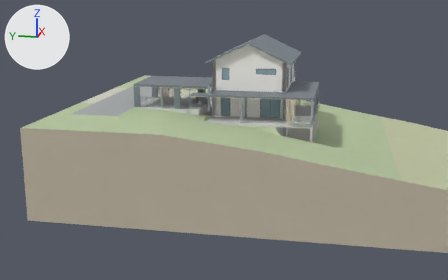
A saved change to the glTF model public/models/Schaffernak_Haus_B.glb.
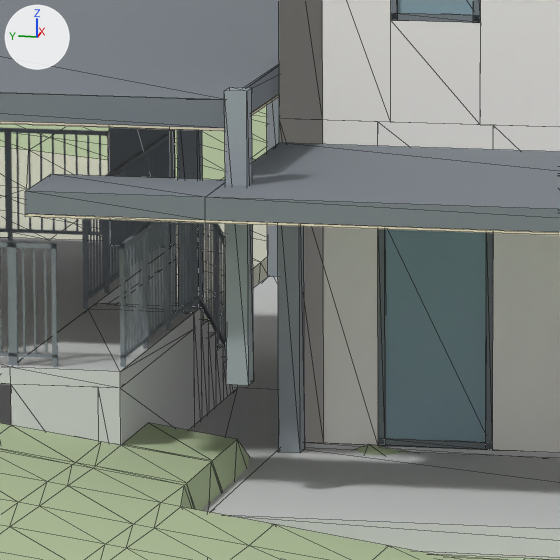
Each version appears first from a camera (50 mm lens) standing at (-63.89, -6.22, 13.32) and looking at (-2.74, 6.0, -1.97), and next in a close-up on the part from 42% to 53% of the width and 28% to 45% of the height. The axes (+X, +Y, +Z) are drawn at upper left. The lights are the same throughout. The last two pictures show the newer version. The close-ups show mesh edges as thin lines. Vertices at exactly the same position are counted once.

Before the edit, the objects in view are built like this:
```python
me_carport_metallgelaender_podest_hausseite_pfosten_1 = bpy.data.meshes.new('Carport_Metallgelaender_Podest_Hausseite_Pfosten_1')
me_carport_metallgelaender_podest_hausseite_pfosten_1.from_pydata(...)  # a box spanning x -0.95..-0.91, y 8.83..8.87, z 1.0..2.1
me_carport_metallgelaender_podest_hausseite_pfosten_1.materials.append(mat_material_6)  # grey #7d848b
me_eg_left_rahmen1_6_850296367016699_0 = bpy.data.meshes.new('EG_left_Rahmen1_6.850296367016699_0')
me_eg_left_rahmen1_6_850296367016699_0.from_pydata(...)  # a box spanning x 0.0..0.09, y 6.85..6.92, z 0.0..2.17
me_eg_left_rahmen1_6_850296367016699_0.materials.append(mat_material_2)  # grey #7c8489
me_entwurf_eigenstaendige_stuetzen_balkon = bpy.data.meshes.new('Entwurf_Eigenstaendige_Stuetzen_Balkon')
me_entwurf_eigenstaendige_stuetzen_balkon.from_pydata(...)  # a box spanning x -2.35..-2.15, y 7.59..7.79, z 0.98..3.58
me_entwurf_eigenstaendige_stuetzen_balkon.materials.append(mat_material_5)  # grey #9ea7ad
ob_carport_metallgelaender_podest_hausseite_pfosten_1 = bpy.data.objects.new('Carport_Metallgelaender_Podest_Hausseite_Pfosten_1', me_carport_metallgelaender_podest_hausseite_pfosten_1)
ob_carport_metallgelaender_podest_hausseite_pfosten_1.location = (0.0, 0.0, 0.0)
ob_eg_left_rahmen1_6_850296367016699_0 = bpy.data.objects.new('EG_left_Rahmen1_6.850296367016699_0', me_eg_left_rahmen1_6_850296367016699_0)
ob_eg_left_rahmen1_6_850296367016699_0.location = (0.0, 0.0, 0.0)
ob_entwurf_eigenstaendige_stuetzen_balkon = bpy.data.objects.new('Entwurf_Eigenstaendige_Stuetzen_Balkon', me_entwurf_eigenstaendige_stuetzen_balkon)
ob_entwurf_eigenstaendige_stuetzen_balkon.location = (0.0, 0.0, 0.0)
# also in view: 'OG_left_Glas0' at (0.05, 6.39, 4.51); 'Entwurf_Wandseitige_Stuetze_Eingang_2' at (8.6, 9.72, 1.24); 'EG_left_Rahmen1_5.855296367016699_1' at (0.05, 6.39, 0.03); 'EG_left_Wand4' at (0.2, 7.37, 1.49); 'EG_back_Wand0' at (3.48, 7.62, 1.49)
```
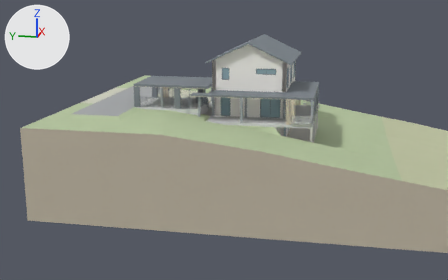
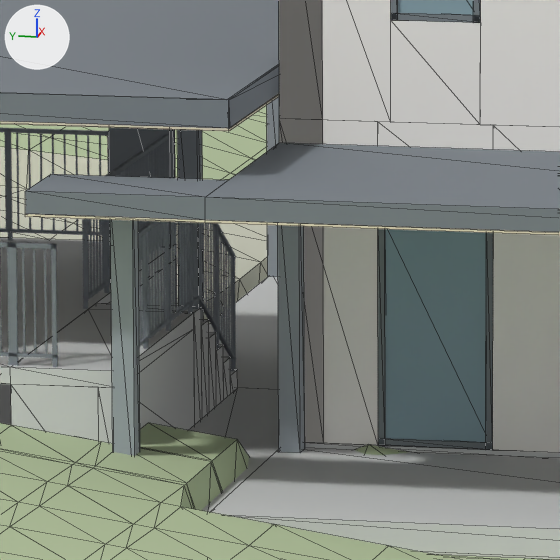
What differs and where, as boxes [x1, y1, x2, y2] in the close-ups (560 x 560 px):
'Entwurf_Eigenstaendige_Stuetzen_Balkon', moved
    before: [224, 87, 254, 386]
    after: [111, 220, 140, 456]

Edits to the bpy script that builds the scene:
```text
Change me_entwurf_eigenstaendige_stuetzen_balkon:
    used by ob_entwurf_eigenstaendige_stuetzen_balkon; location = (0.0, 0.0, 0.0)
    remove me_entwurf_eigenstaendige_stuetzen_balkon.from_pydata(...)  # 8 vertices, 12 faces; spans x -2.35..-2.15, y 7.59..7.79, z 0.98..3.58
    add me_entwurf_eigenstaendige_stuetzen_balkon.from_pydata(...)  # 8 vertices, 12 faces; spans x -2.35..-2.15, y 8.62..8.82, z -0.05..2.55
    me_entwurf_eigenstaendige_stuetzen_balkon part 1: the whole mesh is moved by (0.0, 1.03, -1.03)
```
